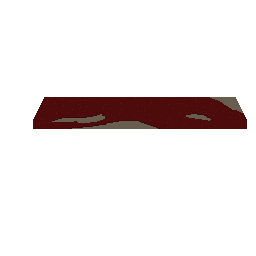
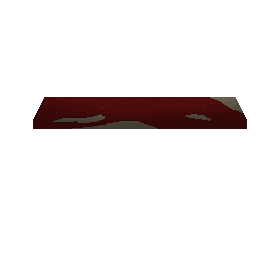
Layered file, before and after one edit (256x256). Changes by layer:
added layer "Layer 2" above "Layer 1" over [33, 97, 247, 129]
"Layer 1": opacity 70% → 90% over [36, 97, 247, 129]
